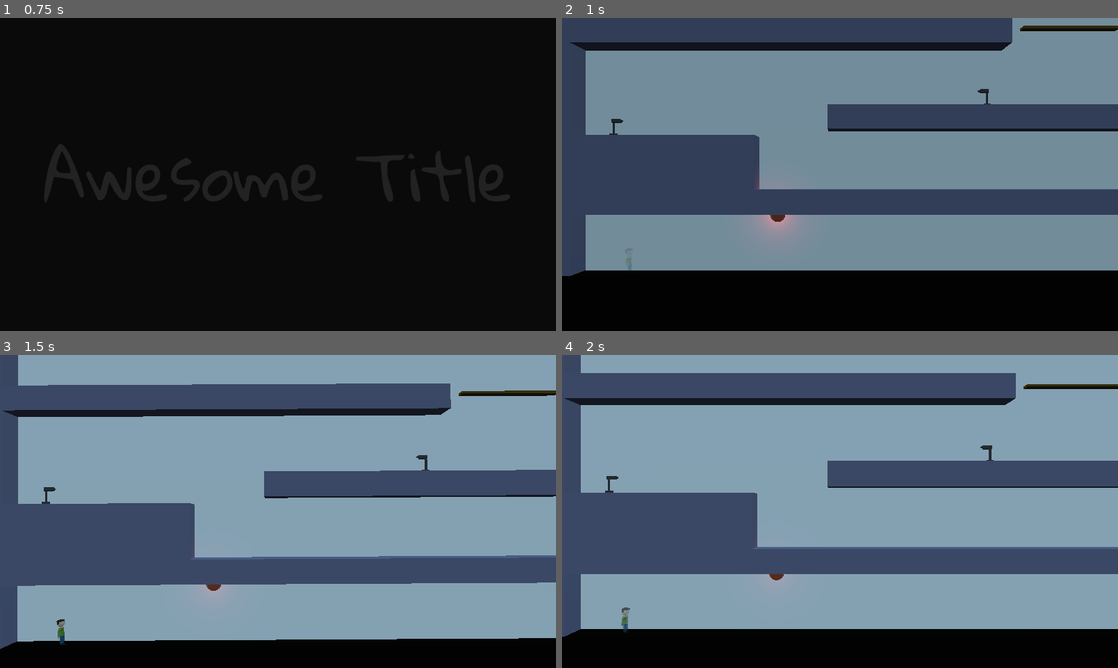
Above: before the commit, frames 1-4 (two rows, left to right).
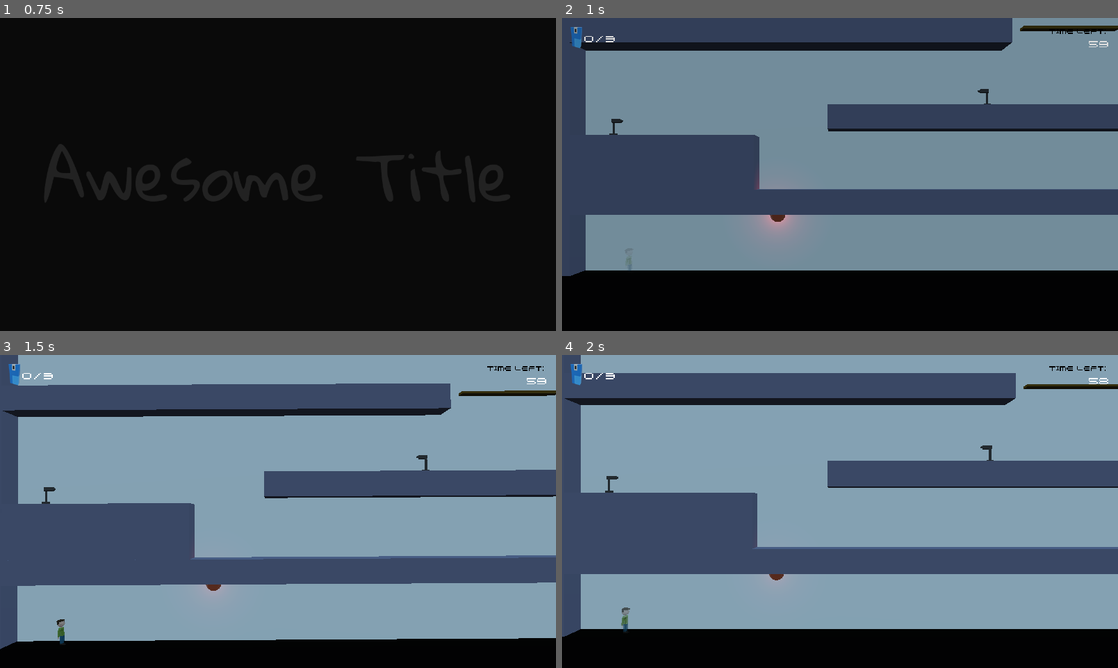
Above: after the commit, the same moments.

Repository: dsaltares/ludumdare-47
Game: Godot game, scene res://Main.tscn
Same seed, same stepped clock (60 frames per second), same inputs: the game is played once before the commit and once after it. Sound files missing from this copy of the repository are replaced by a short silence.
Inputs:
- Up to frame 1 (0.75 s): tap Enter (ui_accept) at 0.5 s; hold D (move_right) from 0.53 s (still down); tap N (new_run) at 0.6 s
- Up to frame 2 (1 s): keep holding D (move_right); tap Space (jump) at 0.77 s
- Up to frame 3 (1.5 s): release D (move_right) at 1.28 s; hold A (move_left) from 1.28 s (still down); tap N (new_run) at 1.35 s
- Up to frame 4 (2 s): keep holding A (move_left); tap Space (jump) at 1.52 s

Frame 1 is identical in both runs. In frame 2, 0.2% of the frame differs, in the area x 1-99%, y 2-10%; in frame 3, 0.3%; in frame 4, 0.3%.

Commit message:
add UI to the game

Diff:
--- a/game/ExitPortal/ExitPortal.gd
+++ b/game/ExitPortal/ExitPortal.gd
@@ -1,6 +1,4 @@
 extends Spatial
-
-export var NUM_REQUIRED_KEYS := 1
 
 onready var light_left := $Graphics/PillarLeft/LightLeft
 onready var light_right := $Graphics/PillarRight/LightRight
--- a/game/Level/Level.gd
+++ b/game/Level/Level.gd
@@ -3,6 +3,8 @@
 
 signal player_looped
 signal loop_timeout
+
+const TOTAL_KEYS := 3
 
 onready var player := $Player
 onready var ghost_container := $Ghosts
--- a/game/Level/Level.tscn
+++ b/game/Level/Level.tscn
@@ -223,7 +223,6 @@
 
 [node name="ExitPortal" parent="." instance=ExtResource( 10 )]
 transform = Transform( 1, 0, 0, 0, 1, 0, 0, 0, 1, 42, 32.5, 0 )
-NUM_REQUIRED_KEYS = 3
 [connection signal="pressure_plate_activated" from="Environment/Mechanisms/ButtonPlatform1" to="Environment/Mechanisms/Platform1" method="_on_pressure_plate_activated"]
 [connection signal="pressure_plate_deactivated" from="Environment/Mechanisms/ButtonPlatform1" to="Environment/Mechanisms/Platform1" method="_on_pressure_plate_deactivated"]
 [connection signal="pressure_plate_activated" from="Environment/Mechanisms/ButtonDoor1" to="Environment/Mechanisms/Door1" method="_on_pressure_plate_activated"]
--- /dev/null
+++ b/game/Screens/GUI.gd
@@ -0,0 +1,26 @@
+extends MarginContainer
+
+
+# Declare member variables here. Examples:
+# var a = 2
+# var b = "text"
+
+
+# Called when the node enters the scene tree for the first time.
+func _ready():
+	update_timer()
+	EventBus.connect("key_obtained", self, "update_counter")
+	yield(get_parent(), "ready")
+	$HBoxContainer/Stats/TotalKeys.text = str(get_parent().total_keys)
+
+func _process(delta):
+	update_timer()
+
+func update_counter():
+	$HBoxContainer/Stats/CapturedKeys.text = str(get_parent().captured_keys)
+
+func update_timer():
+	var loop_timer = get_parent().get_node("Level/LoopTimer")
+
+	if loop_timer:
+		$HBoxContainer/Timer/TimeLeft.text = str(floor(loop_timer.time_left))
--- /dev/null
+++ b/game/Screens/GUI.tscn
@@ -0,0 +1,94 @@
+[gd_scene load_steps=9 format=2]
+
+[ext_resource path="res://Screens/Kenney Rocket.ttf" type="DynamicFontData" id=1]
+[ext_resource path="res://Screens/GUI.gd" type="Script" id=2]
+[ext_resource path="res://Assets/KeyCard.png" type="Texture" id=3]
+
+[sub_resource type="DynamicFont" id=1]
+size = 24
+font_data = ExtResource( 1 )
+
+[sub_resource type="DynamicFont" id=2]
+size = 24
+font_data = ExtResource( 1 )
+
+[sub_resource type="DynamicFont" id=3]
+size = 24
+font_data = ExtResource( 1 )
+
+[sub_resource type="DynamicFont" id=4]
+font_data = ExtResource( 1 )
+
+[sub_resource type="DynamicFont" id=5]
+size = 24
+font_data = ExtResource( 1 )
+
+[node name="GUI" type="MarginContainer"]
+anchor_right = 1.0
+margin_left = 20.0
+margin_top = 20.0
+margin_right = -20.0
+margin_bottom = 74.0
+script = ExtResource( 2 )
+__meta__ = {
+"_edit_use_anchors_": false
+}
+
+[node name="HBoxContainer" type="HBoxContainer" parent="."]
+margin_right = 1240.0
+margin_bottom = 54.0
+
+[node name="Stats" type="HBoxContainer" parent="HBoxContainer"]
+margin_right = 1098.0
+margin_bottom = 54.0
+size_flags_horizontal = 3
+
+[node name="KeyIcon" type="TextureRect" parent="HBoxContainer/Stats"]
+margin_right = 27.0
+margin_bottom = 54.0
+texture = ExtResource( 3 )
+
+[node name="CapturedKeys" type="Label" parent="HBoxContainer/Stats"]
+margin_left = 31.0
+margin_top = 12.0
+margin_right = 55.0
+margin_bottom = 42.0
+custom_fonts/font = SubResource( 1 )
+text = "0"
+
+[node name="Divider" type="Label" parent="HBoxContainer/Stats"]
+margin_left = 59.0
+margin_top = 12.0
+margin_right = 77.0
+margin_bottom = 42.0
+custom_fonts/font = SubResource( 2 )
+text = "/"
+
+[node name="TotalKeys" type="Label" parent="HBoxContainer/Stats"]
+margin_left = 81.0
+margin_top = 12.0
+margin_right = 105.0
+margin_bottom = 42.0
+custom_fonts/font = SubResource( 3 )
+text = "3"
+
+[node name="Timer" type="VBoxContainer" parent="HBoxContainer"]
+margin_left = 1102.0
+margin_right = 1240.0
+margin_bottom = 54.0
+
+[node name="TimeText" type="Label" parent="HBoxContainer/Timer"]
+margin_right = 138.0
+margin_bottom = 20.0
+custom_fonts/font = SubResource( 4 )
+custom_colors/font_color = Color( 0, 0, 0, 1 )
+text = "Time left: "
+align = 2
+
+[node name="TimeLeft" type="Label" parent="HBoxContainer/Timer"]
+margin_top = 24.0
+margin_right = 138.0
+margin_bottom = 54.0
+custom_fonts/font = SubResource( 5 )
+text = "60"
+align = 2
--- a/game/Screens/Game.gd
+++ b/game/Screens/Game.gd
@@ -4,6 +4,9 @@
 onready var LevelScene := preload("res://Level/Level.tscn")
 onready var level := $Level
 onready var camera := $Camera
+
+var total_keys := 0
+var captured_keys := 0
 
 func _ready() -> void:
 	camera.set_target(level.player)
@@ -14,6 +17,9 @@
 	EventBus.connect("player_entered_exit_portal", self, "on_player_entered_exit_portal")
 	EventBus.connect("player_killed", self, "on_player_killed")
 	EventBus.connect("player_dissolved", self, "new_run")
+	EventBus.connect("key_obtained", self, "on_key_obtained")
+
+	total_keys = level.TOTAL_KEYS
 
 func _process(delta: float) -> void:
 	if Input.is_action_just_pressed("quit"):
@@ -39,9 +45,15 @@
 
 func new_run(player_killed := false) -> void:
 	GhostManager.stop_recording(player_killed)
+
 	level.queue_free()
 	level = LevelScene.instance()
+
 	connect_level_signals()
+
+	total_keys = level.TOTAL_KEYS
+	captured_keys = 0
+
 	add_child(level)
 
 func connect_level_signals() -> void:
@@ -51,3 +63,6 @@
 
 func on_player_entered_exit_portal() -> void:
 	print("EXIT PORTAL")
+
+func on_key_obtained() -> void:
+	captured_keys += 1
--- a/game/Screens/Game.tscn
+++ b/game/Screens/Game.tscn
@@ -1,8 +1,9 @@
-[gd_scene load_steps=4 format=2]
+[gd_scene load_steps=5 format=2]
 
 [ext_resource path="res://Level/Level.tscn" type="PackedScene" id=1]
 [ext_resource path="res://Screens/Game.gd" type="Script" id=2]
 [ext_resource path="res://Camera/Camera.tscn" type="PackedScene" id=3]
+[ext_resource path="res://Screens/GUI.tscn" type="PackedScene" id=4]
 
 [node name="Game" type="Spatial"]
 script = ExtResource( 2 )
@@ -13,3 +14,5 @@
 far = 55.0
 
 [node name="Level" parent="." instance=ExtResource( 1 )]
+
+[node name="GUI" parent="." instance=ExtResource( 4 )]
--- a/game/Screens/ScreenManager.tscn
+++ b/game/Screens/ScreenManager.tscn
@@ -43,7 +43,7 @@
 [node name="Background" type="ColorRect" parent="TransitionCanvas"]
 margin_right = 1280.0
 margin_bottom = 720.0
-color = Color( 0, 0, 0, 1 )
+color = Color( 0, 0, 0, 0 )
 __meta__ = {
 "_edit_use_anchors_": false
 }
Binary file added: game/Assets/KeyCard.png
Not shown, added: game/Assets/KeyCard.png.import
Not shown: 2 places in game/Environment/Key.tscn that only renumber resources
Binary file added: game/Screens/Kenney Rocket.ttf
